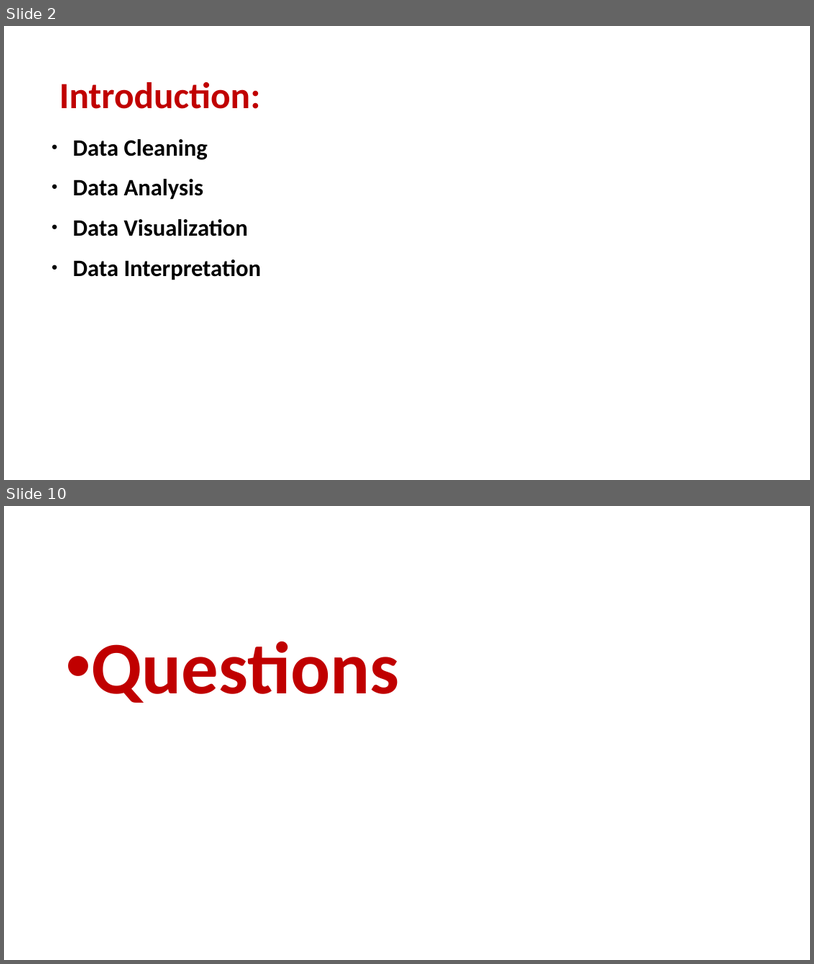
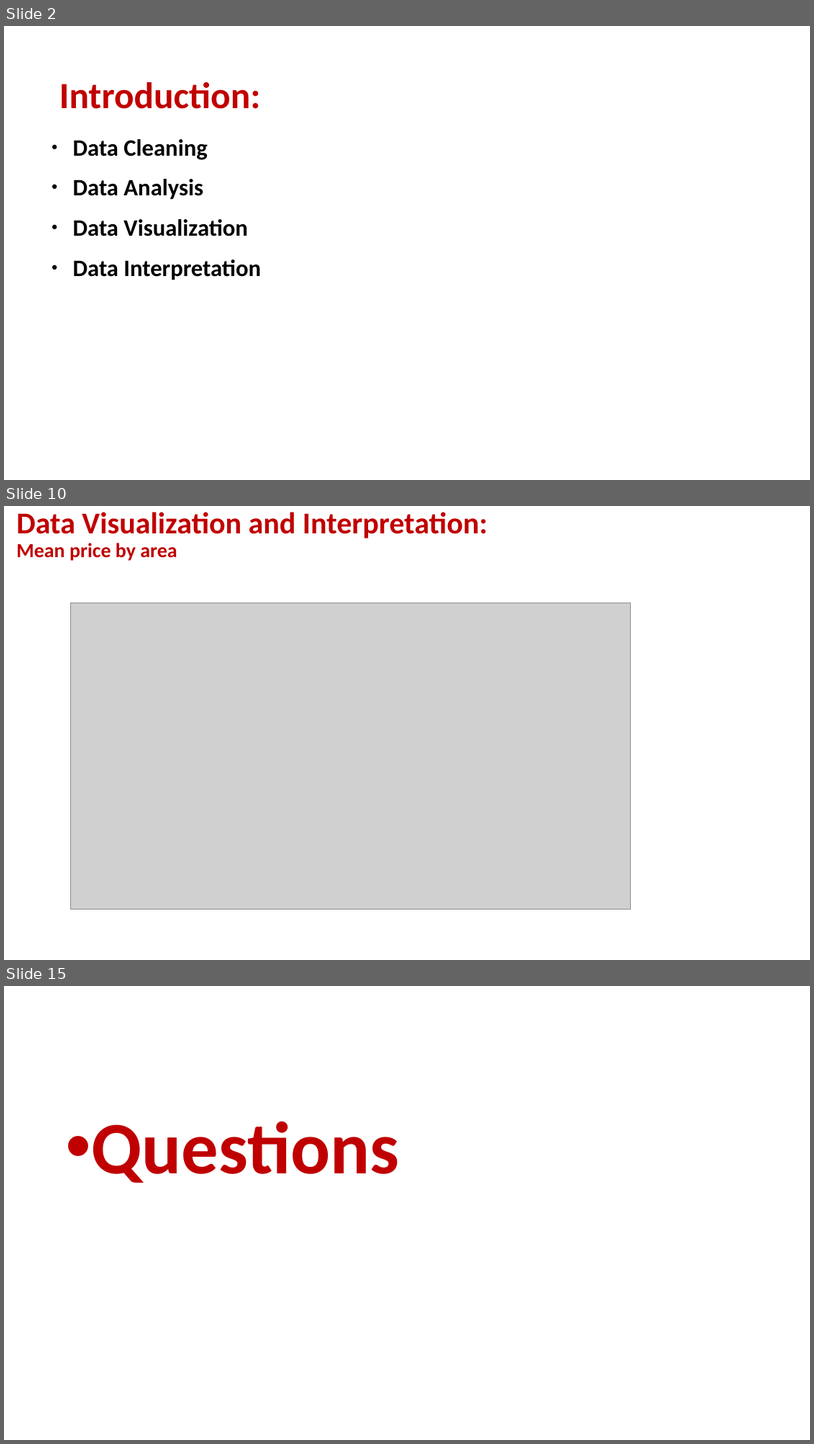
Before and after one commit to FrancescoMariottini/residential-real-estate-analysis, a slide deck: project3_DataCleaning.pptx. Shown one above the other, each under a label of ours: slides 2 and 10 before the commit, slides 2, 10 and 15 after it; the slides between them are not shown. The pictures are 814x964 and 814x1444 pixels, drawn with LibreOffice and Linux fonts; fonts in the diff are those of the drawing; grey boxes stand for pictures. Boxes give left, top, right and bottom in pixels: in the first picture for what was removed or moved away, otherwise in the second. Text is boxed around its words. In the diff, an @@ line names an element or a change of style, - is before the commit and + after.

```diff
--- a/project3_DataCleaning.pptx
+++ b/project3_DataCleaning.pptx
@@ slide 10 added at (4, 506, 810, 960), background #FFFFFF @@
@@ text added at (16, 512, 488, 561), 36 pt, text #C00000, bold @@
+Data Visualization and Interpretation:
+Mean price by area
@@ picture added at (70, 602, 630, 909) @@
@@ what was slide 10 is now slide 15 @@
```
Also in this commit, not shown: 5 slides changed, 5 other slides added, 1 slide removed, 2 other files.
